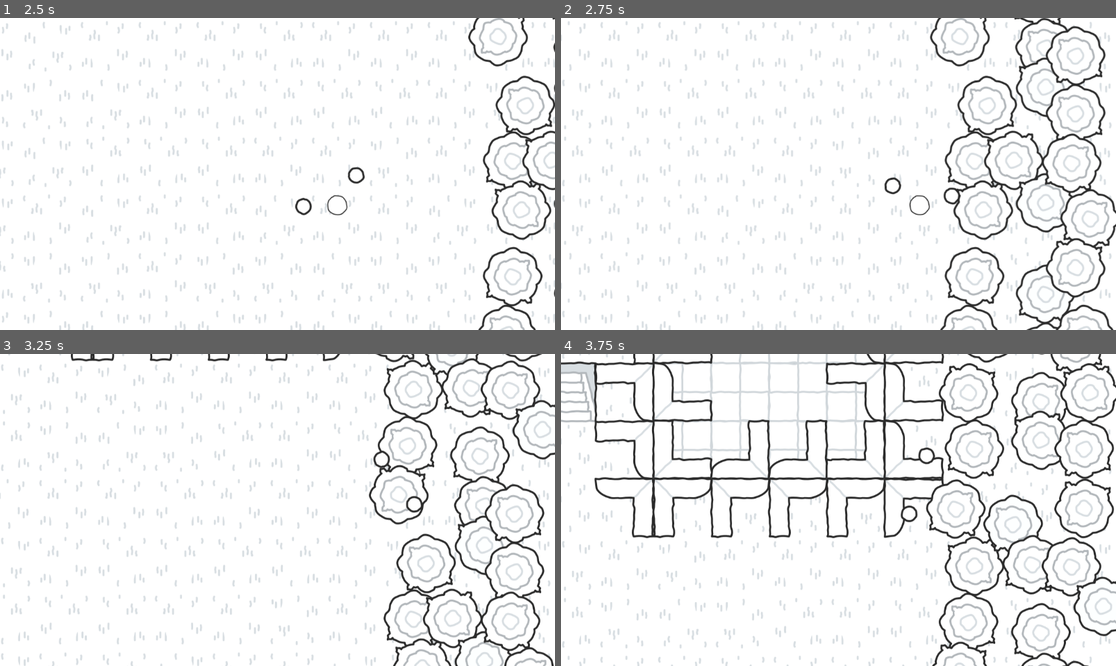
Above: before the commit, frames 1-4 (two rows, left to right).
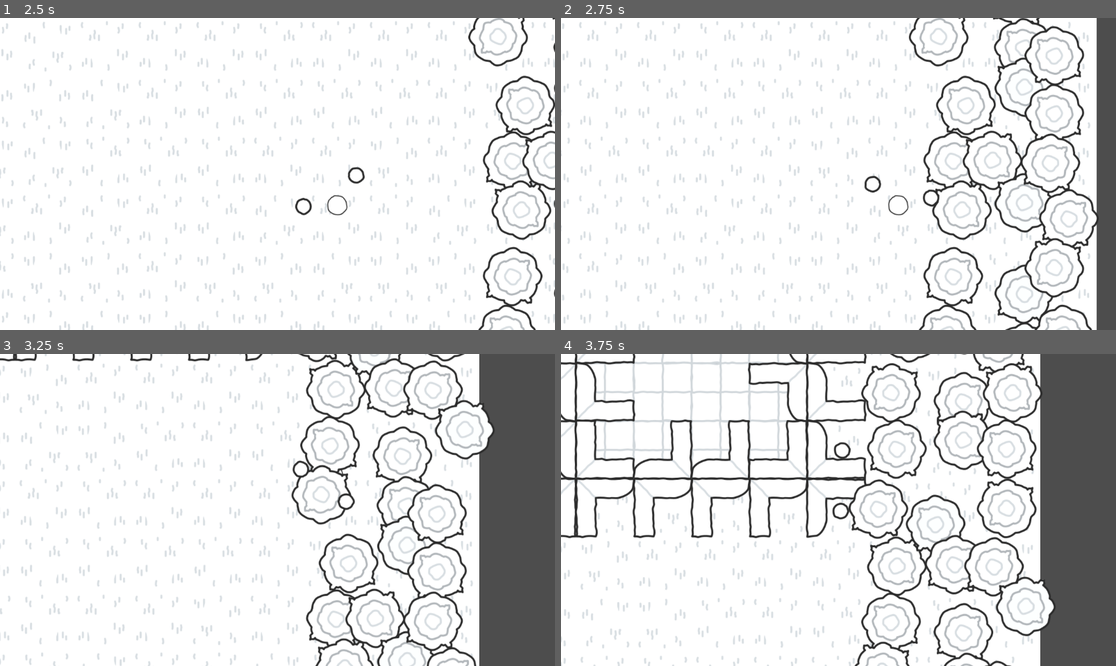
Above: after the commit, the same moments.

Repository: Josephblt/alchromist
Game: Godot game, scene res://scenes/tests/level_test.tscn
The game is run twice, just before and just after one commit, with the same random seed, the same clock (stepped at 60 frames per second) and the same inputs.
Inputs (mouse positions are in pixels of both pictures, inside the frame that each line leads up to):
- Up to frame 1 (2.5 s): move the mouse to (399, 158) at 0.52 s; press the mouse at (399, 158) at 0.53 s; hold Right (Move Right) 0.53-1.28 s; move the mouse to (166, 189) at 1.27 s; release the mouse at (166, 189) at 1.28 s; hold Down (Move Down) 1.28-2.03 s; right-click (166, 189) at 1.35 s; move the mouse to (333, 105) at 2.02 s; press the mouse at (333, 105) at 2.03 s; hold Right (Move Right) from 2.03 s (still down)
- Up to frame 2 (2.75 s): keep holding Right (Move Right)
- Up to frame 3 (3.25 s): move the mouse to (249, 572) at 2.77 s; release Right (Move Right) at 2.78 s; release the mouse at (249, 572) at 2.78 s; hold Up (Move Up) from 2.78 s (still down); right-click (249, 572) at 2.85 s
- Up to frame 4 (3.75 s): move the mouse to (1005, 556) at 3.52 s; release Up (Move Up) at 3.53 s; press the mouse at (1005, 556) at 3.53 s; hold Left (Move Left) from 3.53 s (still down)

Frame 1 is identical in both runs. In frame 2, 20% of the frame differs, in the area x 0-100%, y 0-100%; in frame 3, 29%; in frame 4, 35%.
Error in both runs: Invalid access to property or key 'terrain_tiles' on a base object of type 'Nil'. (res://scripts/character/footsteps_randomizer.gd:11)

Commit message:
Adjustments to reflect renamed tileset.

Diff:
--- a/scripts/character/character.gd
+++ b/scripts/character/character.gd
@@ -1,5 +1,4 @@
 class_name Character extends CharacterBody2D
-
 
 @export var bodies: Array[Texture2D]
 @export var hands: Array[Texture2D]
@@ -15,7 +14,7 @@
 @export var l_hand_attacking: bool = false
 @export var r_hand_attacking: bool = false
 
-@export var floor_tiles: TileMapLayer
+@export var terrain_tiles: TileMapLayer
 
 @onready var body_sprite: Sprite2D = $BodyShape/BodySprite
 @onready var left_hand_sprite: Sprite2D = $LeftHand/LeftHandShape/LeftHandSprite
--- a/scripts/character/player.gd
+++ b/scripts/character/player.gd
@@ -23,8 +23,8 @@
 	var min_pos: Vector2i = Vector2i.MAX
 	var max_pos: Vector2i = Vector2i.MIN
 
-	var rect: Rect2i = floor_tiles.get_used_rect()
-	var size = floor_tiles.tile_set.tile_size
+	var rect: Rect2i = terrain_tiles.get_used_rect()
+	var size = terrain_tiles.tile_set.tile_size
 
 	var pos = rect.position * size
 	var end = rect.end * size
